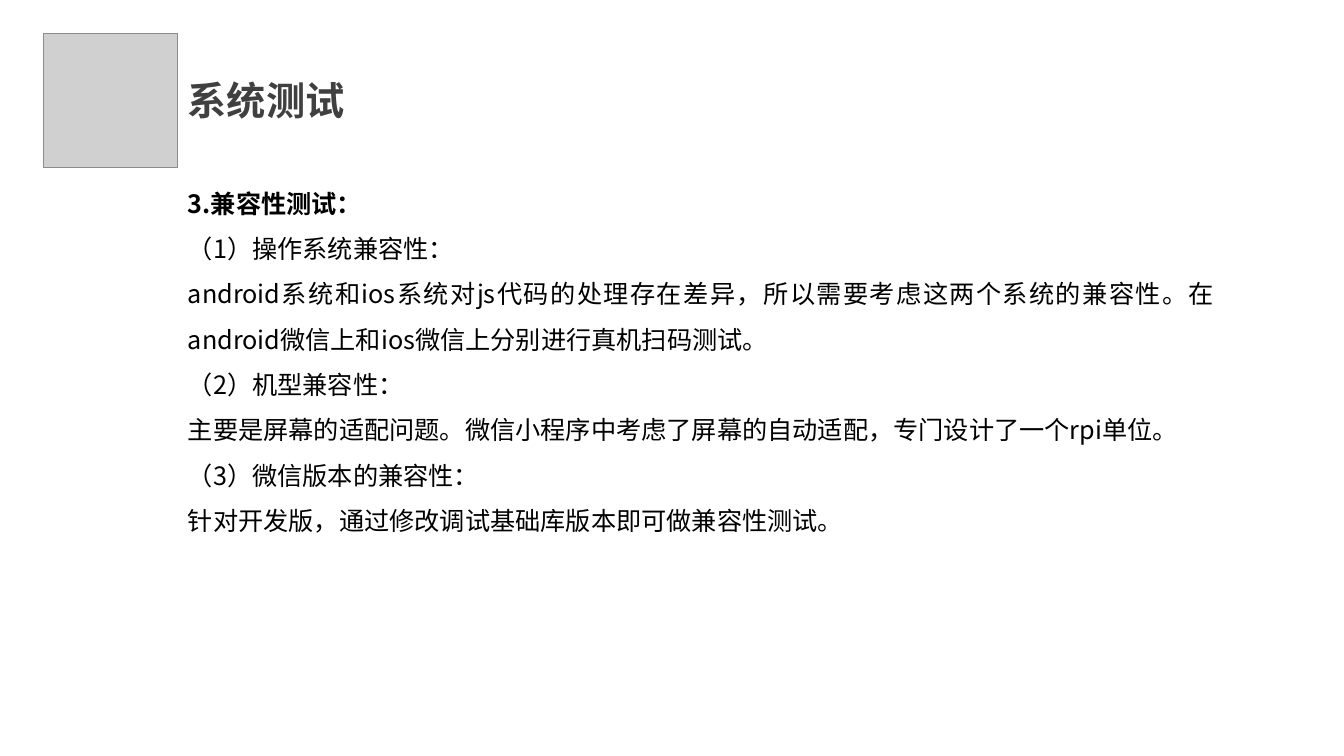
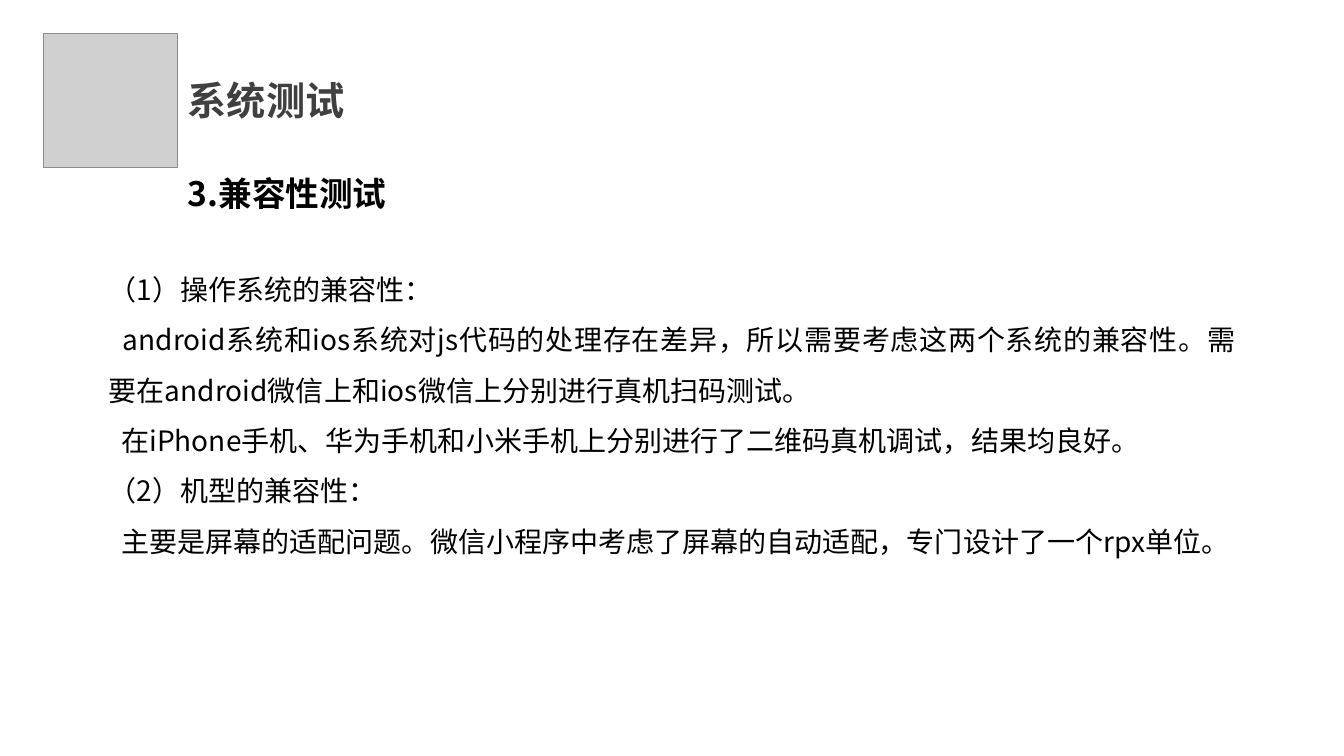
Before and after one commit to SE2020-G7/footprint, a slide deck: slide 25 of 评审PPT/实现/实现阶段.pptx (slide 23 before the commit). Drawn at 1344x756 pixels with LibreOffice and Linux fonts; fonts in the diff are those of the drawing; grey boxes stand for pictures. Boxes give left, top, right and bottom in pixels: in the first picture for what was removed or moved away, otherwise in the second. Text is boxed around its words. In the diff, an @@ line names an element or a change of style, - is before the commit and + after.

```diff
--- a/评审PPT/实现/实现阶段.pptx
+++ b/评审PPT/实现/实现阶段.pptx
@@ text added at [188, 177, 387, 209], 24 pt, text #000000, bold @@
+3.兼容性测试
@@ text at [109, 276, 1235, 559]: text changed; size 18 to 20 pt @@
-3.兼容性测试：
-（1）操作系统兼容性：
-android系统和ios系统对js代码的处理存在差异，所以需要考虑这两个系统的兼容性。在android微信上和ios微信上分别进行真机扫码测试。
-（2）机型兼容性：
-主要是屏幕的适配问题。微信小程序中考虑了屏幕的自动适配，专门设计了一个rpi单位。
-（3）微信版本的兼容性：
-针对开发版，通过修改调试基础库版本即可做兼容性测试。
+（1）操作系统的兼容性：
+android系统和ios系统对js代码的处理存在差异，所以需要考虑这两个系统的兼容性。需要在android微信上和ios微信上分别进行真机扫码测试。
+在iPhone手机、华为手机和小米手机上分别进行了二维码真机调试，结果均良好。
+（2）机型的兼容性：
+主要是屏幕的适配问题。微信小程序中考虑了屏幕的自动适配，专门设计了一个rpx单位。
```
Also in this commit, not shown: 27 other slides changed, 6 slides added.
